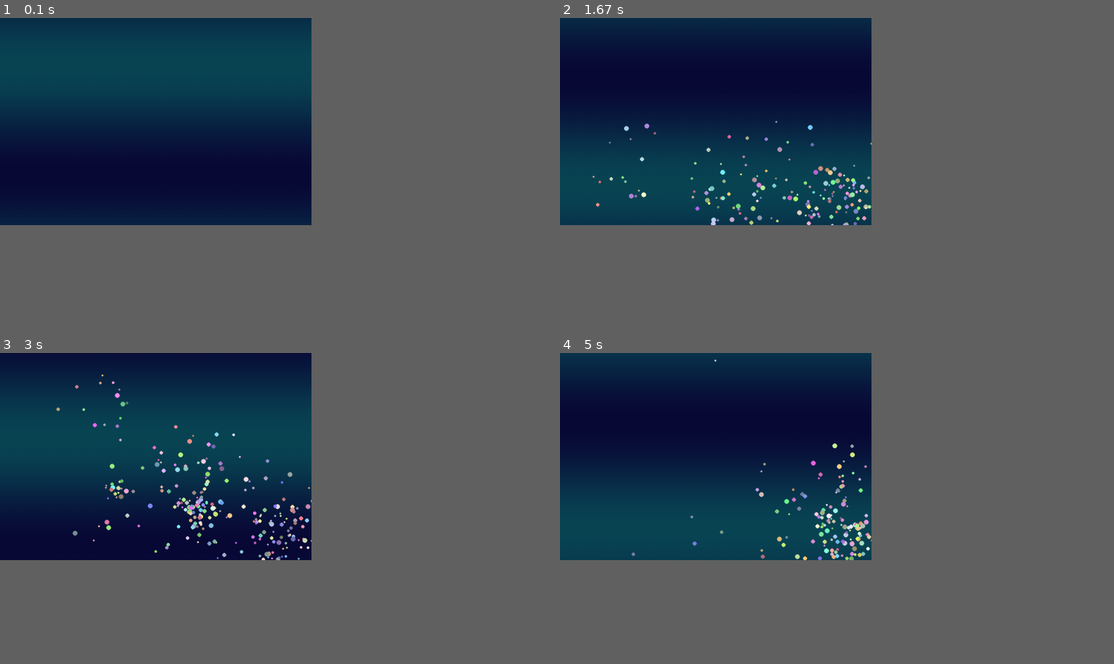
Above: before the commit, frames 1-4 (two rows, left to right).
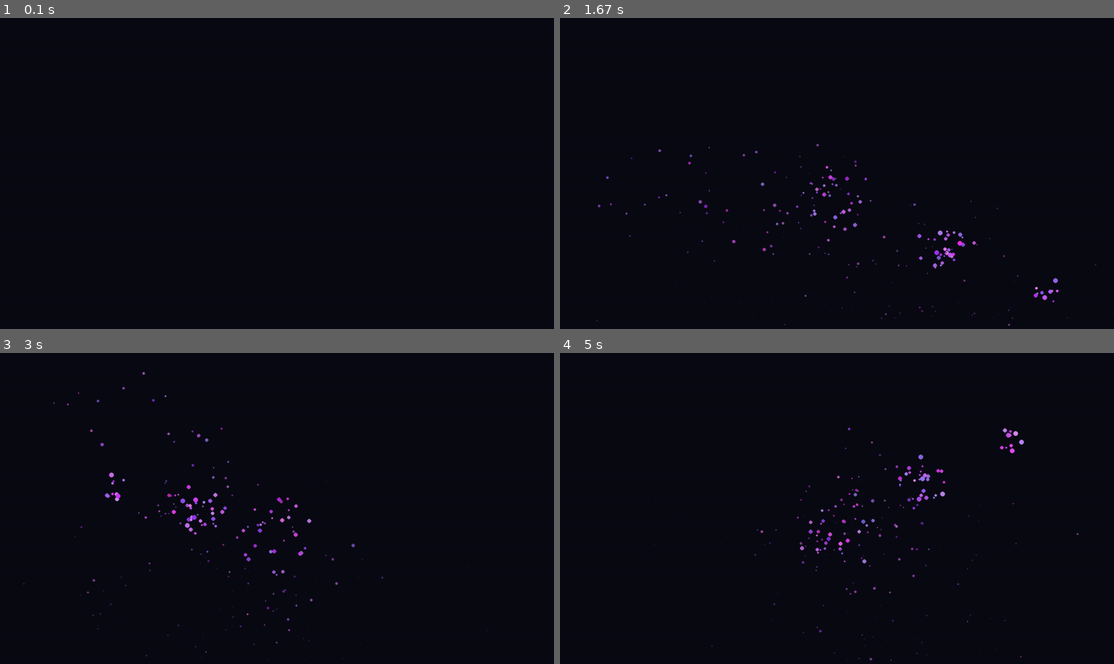
Above: after the commit, the same moments.

Repository: 20260197/my-first-game
Game: pygame game, started from pygame_test.py
Two runs of this game, one before a commit and one after it. Both use one fixed random seed, a clock stepped at 60 frames per second and the inputs below.
Inputs (mouse positions are in pixels of both pictures, inside the frame that each line leads up to):
- Up to frame 1 (0.1 s): no input
- Up to frame 2 (1.67 s): press the mouse at (842, 195) at 0.37 s; move the mouse to (770, 185) at 0.47 s; release the mouse at (704, 176) at 0.6 s; press the mouse at (842, 195) at 0.7 s; move the mouse to (942, 238) at 0.8 s; release the mouse at (1041, 282) at 0.93 s; press the mouse at (842, 195) at 1.03 s; move the mouse to (737, 179) at 1.13 s; release the mouse at (637, 164) at 1.27 s; press the mouse at (842, 195) at 1.37 s; move the mouse to (942, 241) at 1.47 s; release the mouse at (1047, 291) at 1.6 s
- Up to frame 3 (3 s): press the mouse at (282, 530) at 1.7 s; move the mouse to (349, 505) at 1.8 s; release the mouse at (421, 480) at 1.93 s; press the mouse at (282, 530) at 2.03 s; move the mouse to (188, 533) at 2.13 s; release the mouse at (94, 539) at 2.27 s; press the mouse at (282, 530) at 2.37 s; move the mouse to (193, 464) at 2.47 s; release the mouse at (110, 402) at 2.6 s; press the mouse at (282, 530) at 2.7 s; move the mouse to (199, 508) at 2.8 s; release the mouse at (116, 489) at 2.93 s
- Up to frame 4 (5 s): press the mouse at (842, 530) at 3.03 s; move the mouse to (914, 536) at 3.13 s; release the mouse at (986, 542) at 3.27 s; press the mouse at (842, 530) at 3.37 s; move the mouse to (753, 527) at 3.47 s; release the mouse at (665, 527) at 3.6 s; press the mouse at (842, 530) at 3.7 s; move the mouse to (770, 477) at 3.8 s; release the mouse at (704, 427) at 3.93 s; press the mouse at (842, 530) at 4.03 s; move the mouse to (920, 530) at 4.13 s; release the mouse at (997, 533) at 4.27 s; press the mouse at (842, 530) at 4.37 s; move the mouse to (859, 492) at 4.47 s; release the mouse at (875, 458) at 4.6 s; press the mouse at (842, 530) at 4.7 s; move the mouse to (925, 483) at 4.8 s; release the mouse at (1014, 436) at 4.93 s
In our replay, the window is 506x337 before the commit and 900x506 after it. These sizes can differ from the game's own. Grey fills any space a smaller window leaves; there, only what the larger window draws over its background counts as a difference.

The runs differ from the first frame. In frame 1, 37% of the frame differs, in the area x 0-57%, y 0-67%; in frame 2, 38%; in frame 3, 38%; in frame 4, 38%, in the area x 0-94%, y 0-100%.

Commit message:
창 크기 수정

Diff:
--- a/pygame_test.py
+++ b/pygame_test.py
@@ -2,81 +2,88 @@
 import random
 import math
 
-# --- 상수는 대문자로 관리하여 가독성 향상 ---
-WIDTH, HEIGHT = 900, 600
+# --- 설정 상수 ---
+WIDTH, HEIGHT = 1600, 900
 FPS = 60
-GRAVITY = 0.08
-PARTICLE_COUNT = 8  # 한 번 클릭 시 생성되는 파티클 수
+GRAVITY = 0.15      # 중력을 조금 더 키워 묵직하게 변경
+BOUNCE = -0.6       # 바닥에 닿았을 때 튕기는 힘 (에너지 손실 포함)
+FRICTION = 0.99     # 공기 저항 (매 프레임 속도 유지 비율)
 
 class Particle:
     def __init__(self, x, y):
         self.pos = pygame.Vector2(x, y)
 
-        # 벡터를 사용하여 속도와 방향을 한 번에 설정
+        # 360도 방향으로 랜덤하게 발사
         angle = random.uniform(0, math.pi * 2)
-        speed = random.uniform(1, 6)
+        speed = random.uniform(2, 8)
         self.vel = pygame.Vector2(math.cos(angle), math.sin(angle)) * speed
 
-        self.life = random.randint(40, 80)
-        self.size = random.randint(3, 7)
-        self.color = [random.randint(100, 255) for _ in range(3)]
+        self.max_life = random.randint(60, 100)
+        self.life = self.max_life
+        self.size = random.randint(4, 8)
+        self.base_color = [random.randint(150, 255), random.randint(50, 150), 255]
 
     def update(self):
-        self.pos += self.vel    # 위치 이동
-        self.vel.y += GRAVITY   # 중력 가속도
+        # 1. 물리 연산
+        self.vel.y += GRAVITY   # 중력 적용
+        self.vel *= FRICTION    # 공기 저항 적용
+        self.pos += self.vel    # 이동
+
+        # 2. 바닥 튕기기 처리
+        if self.pos.y + self.size > HEIGHT:
+            self.pos.y = HEIGHT - self.size
+            self.vel.y *= BOUNCE # 속도를 반대로 뒤집고 위로 튕김
+            self.vel.x *= 0.8    # 바닥 마찰로 인해 수평 속도 감소
+
+        # 3. 수명 감소
         self.life -= 1
 
     def draw(self, surf):
+        # 수명에 비례해서 투명도 계산 (색상을 어둡게 만들어 투명해지는 효과 연출)
+        alpha_ratio = self.life / self.max_life
+        current_color = [max(0, int(c * alpha_ratio)) for c in self.base_color]
+
         if self.life > 0:
-            pygame.draw.circle(surf, self.color, (int(self.pos.x), int(self.pos.y)), self.size)
+            pygame.draw.circle(surf, current_color, (int(self.pos.x), int(self.pos.y)), int(self.size * alpha_ratio))
 
     @property
     def is_alive(self):
         return self.life > 0
 
-def draw_background(surface, t):
-    # 성능을 위해 2픽셀 단위로 그리기 (선택 사항)
-    for y in range(0, HEIGHT, 2):
-        c = int(40 + 30 * math.sin(y * 0.01 + t))
-        color = (10, c, 50 + c // 2)
-        pygame.draw.line(surface, color, (0, y), (WIDTH, y), 2)
-
 def main():
     pygame.init()
     screen = pygame.display.set_mode((WIDTH, HEIGHT))
-    pygame.display.set_caption("Fancy Particle Playground")
+    pygame.display.set_caption("Ultimate Particle System")
     clock = pygame.time.Clock()
 
     particles = []
     time_val = 0
-    running = True
 
-    while running:
-        # 1. 이벤트 처리
+    while True:
         for event in pygame.event.get():
             if event.type == pygame.QUIT:
-                running = False
+                pygame.quit()
+                return
 
-        # 2. 로직 처리 (마우스 입력 및 파티클 생성)
+        # 마우스 클릭/드래그 시 파티클 생성
         if pygame.mouse.get_pressed()[0]:
             mx, my = pygame.mouse.get_pos()
-            particles.extend([Particle(mx, my) for _ in range(PARTICLE_COUNT)])
+            for _ in range(5):
+                particles.append(Particle(mx, my))
 
-        # 3. 그리기 및 업데이트
-        time_val += 0.03
-        draw_background(screen, time_val)
+        # 배경 그리기 (잔상 효과를 위해 살짝 덮기 혹은 함수 호출)
+        screen.fill((10, 10, 20))
 
+        # 파티클 업데이트 및 그리기
         for p in particles:
             p.update()
             p.draw(screen)
 
-        # 수명이 다한 파티클 제거 (필터링)
+        # 죽은 파티클 제거
         particles = [p for p in particles if p.is_alive]
 
         pygame.display.flip()
         clock.tick(FPS)
 
-    pygame.quit()
-
 if __name__ == "__main__":
     main()
